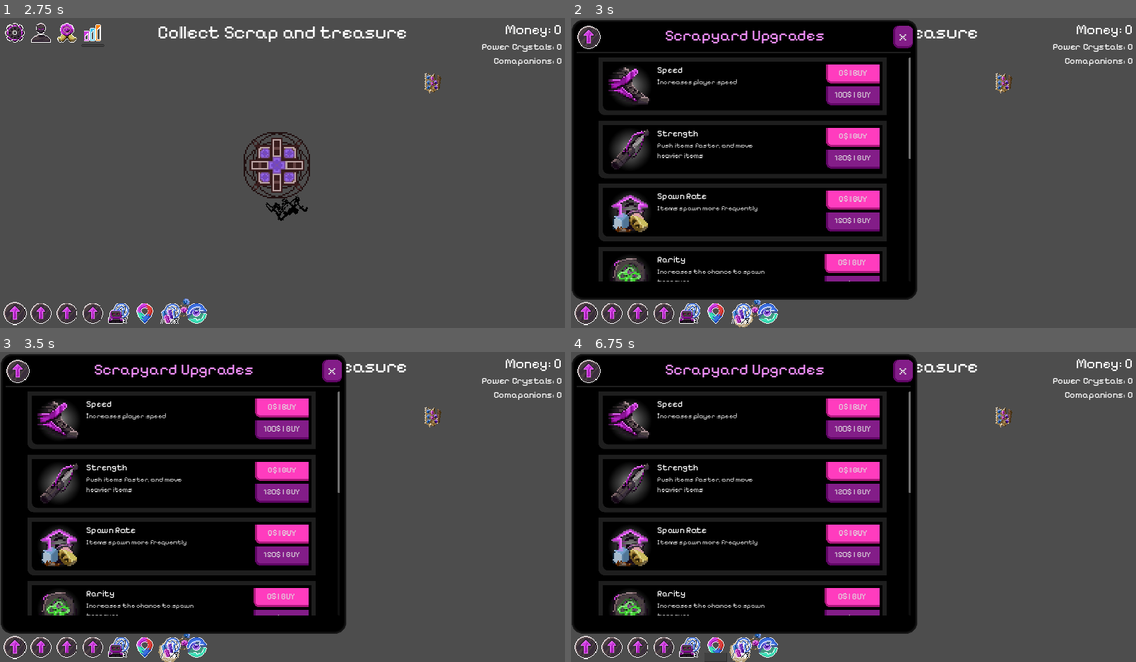
Above: before the commit, frames 1-4 (two rows, left to right).
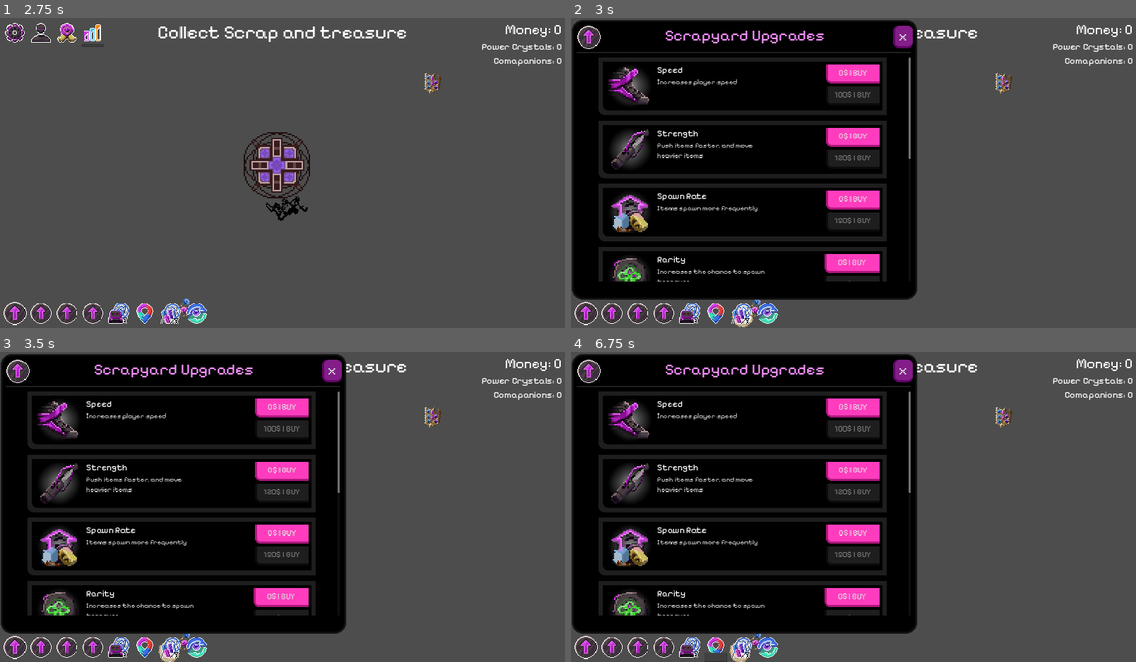
Above: after the commit, the same moments.

Repository: NathanHeaton/Robo-revolution
Game: Godot game, scene res://main.tscn
Two runs of this game, one before a commit and one after it. Both use one fixed random seed, a clock stepped at 60 frames per second and the inputs below.
Inputs (mouse positions are in pixels of both pictures, inside the frame that each line leads up to):
- Up to frame 1 (2.75 s): click (39, 33) at 0.5 s; click (67, 33) at 1.25 s; click (90, 33) at 2 s
- Up to frame 2 (3 s): click (587, 312) at 2.75 s
- Up to frame 3 (3.5 s): no input
- Up to frame 4 (6.75 s): click (610, 646) at 3.5 s; click (638, 646) at 4.25 s; click (661, 646) at 5 s; click (689, 646) at 5.75 s; click (717, 646) at 6.5 s

Frame 1 is identical in both runs. In frame 2, 1.9% of the frame differs, in the area x 44-55%, y 22-85%; in frame 3, 1.9%; in frame 4, 1.9%.

Commit message:
button now disable when the player doesn't have enough money

Diff:
--- a/robo-revolution/hud.gd
+++ b/robo-revolution/hud.gd
@@ -48,9 +48,7 @@
 
 func generate_scrapyard_upgrades() -> void:
 	var Scrapyard_Upgrades: Dictionary = UpgradeData.upgrades["Scrapyard"].duplicate() # might need to change if alter dict values
-	print(Scrapyard_Upgrades)
 	for upgrade in Scrapyard_Upgrades:
-		print(upgrade)
 		var card = upgrade_card_scene.instantiate()
 		$Scrapyard_upgrade_panel/Scrapyard_content/ScrollContainer/Upgrades.add_child(card)
 		card.change_title(Scrapyard_Upgrades[upgrade].get("name"))
--- a/robo-revolution/money.gd
+++ b/robo-revolution/money.gd
@@ -7,8 +7,8 @@
 	get:
 		return money_back_up
 	set(value):
+		money_back_up = value
 		emit_signal("money_changed")
-		money_back_up = value
 
 
 var POWER_CRYSTALS = 0
--- a/robo-revolution/upgrade_card.gd
+++ b/robo-revolution/upgrade_card.gd
@@ -5,6 +5,8 @@
 var cost =0
 var level =0
 var scaling =0
+
+
 
 # Called when the node enters the scene tree for the first time.
 func _ready() -> void:
@@ -18,6 +20,7 @@
 
 func _on_money_changed():
 	cal_max_buy(1,1,1)
+	update_button_state()
 
 func change_title(text) -> void:
 	$Panel/MarginContainer/Upgarde_Content_Panel/MarginContainer/Upgarde_Content/VBoxContainer/Title.text = str(text)
@@ -25,7 +28,7 @@
 func change_Description(text) -> void:
 	$Panel/MarginContainer/Upgarde_Content_Panel/MarginContainer/Upgarde_Content/VBoxContainer/Description.text = str(text)
 
-func cal_max_buy(t_level,t_cost,t_scaling):
+func cal_max_buy(t_level,t_cost,t_scaling):# add code to calculate the amount that can be bought
 	level = t_level
 	scaling = t_scaling
 	Money.MONEY
